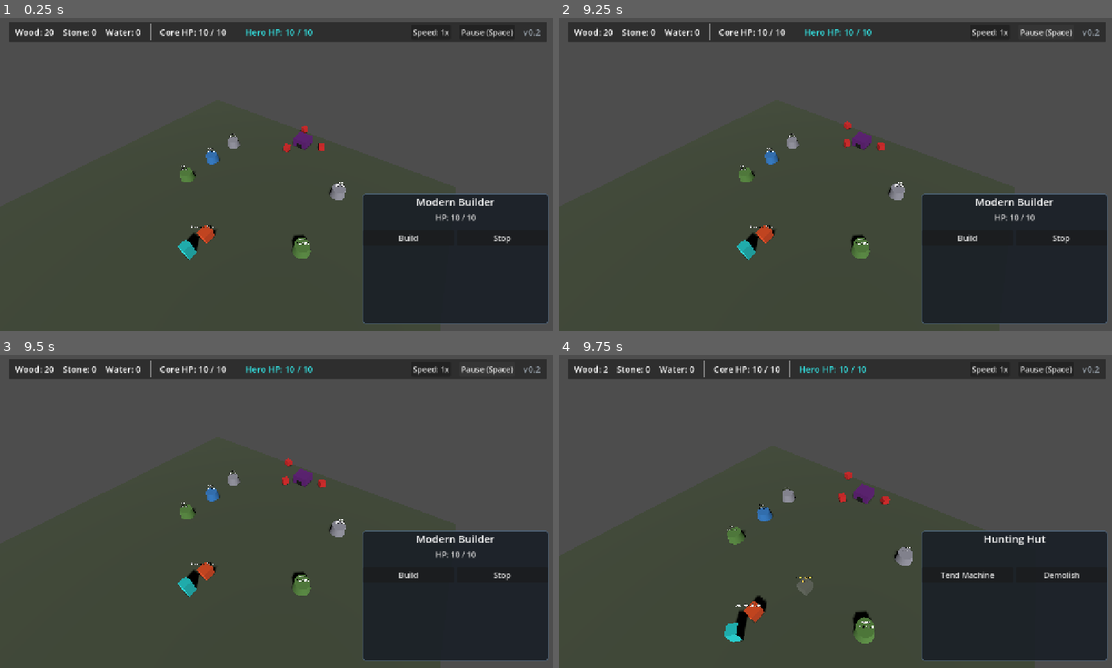
Above: before the commit, frames 1-4 (two rows, left to right).
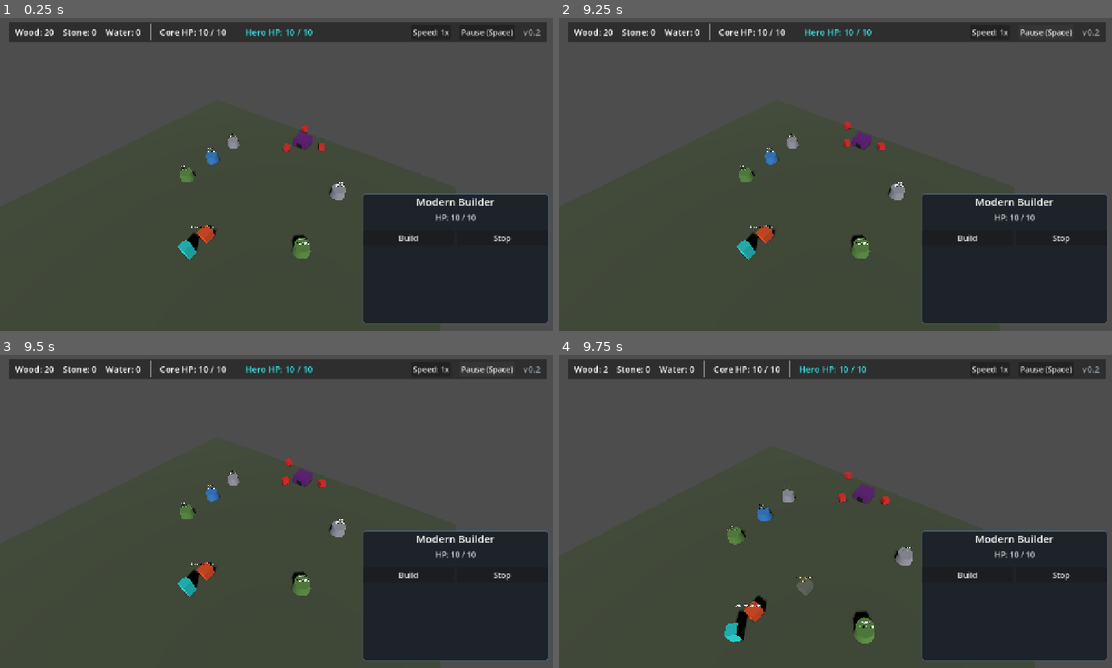
Above: after the commit, the same moments.

Repository: kcokz/dino-td
Game: Godot game, scene res://scenes/Main.tscn
The game is run twice, just before and just after one commit, with the same random seed, the same clock (stepped at 60 frames per second) and the same inputs.
Inputs (mouse positions are in pixels of both pictures, inside the frame that each line leads up to):
- Up to frame 1 (0.25 s): no input
- Up to frame 2 (9.25 s): click "Speed: 1x" at 0.5 s; click "Speed: 2x" at 1.25 s; click "Speed: 3x" at 2 s; click "Build" at 2.75 s; click "Wooden Stakes" at 3.5 s; click "Auto Turret" at 4.25 s; click "Lumber Hut" at 5 s; click "Hunting Hut" at 5.75 s; click "Back" at 6.5 s; click "Stop" at 7.25 s; click "Pause (Space)" at 8 s; click "Resume (Space)" at 8.75 s
- Up to frame 3 (9.5 s): no input
- Up to frame 4 (9.75 s): move the mouse to (807, 574) at 9.52 s; hold W from 9.53 s (still down); tap 0 at 9.6 s; click (807, 574) at 9.67 s

Frames 1-3 are identical in both runs. In frame 4, 0.5% of the frame differs, in the area x 68-95%, y 57-72%.

Commit message:
refactor(input): right-click acts, left-click inspects, and the two never overlap
One avatar means the two buttons can have one job each:

- Right-click ACTS. The Hero does whatever the thing under the cursor affords --
  harvest a tree, raise a blueprint, tend a machine, attack a dino, or walk
  there. It never changes what the Option Panel shows.
- Left-click INSPECTS. It changes the panel and does nothing else. Clicking empty
  ground returns the panel to the Hero.

So right-clicking a tree harvests it without pulling the tree's status up;
reading that status is what left-clicking it is for.

This removes three layers added over the previous rounds that were pulling
against each other:

- the panel auto-following the Hero's current task,
- the "pinned" flag protecting a manual selection from that auto-follow,
- and the gate that refused Hero orders while a building was selected.

All three came from multi-unit RTS convention, which does not fit a game with a
single avatar. The gate in particular was the direct cause of the Hero being
stranded after a tree was clicked: inspecting something is not supposed to cost
the player the ability to command.

What is left is one rule with no special cases: the panel shows the last thing
left-clicked, defaulting to the Hero and falling back to him when that thing
disappears.

439 tests passing.

Co-Authored-By: Claude Opus 5 <noreply@anthropic.com>

Diff:
--- a/scripts/core/Main.gd
+++ b/scripts/core/Main.gd
@@ -476,23 +476,21 @@
 			return
 		var eb = _get_event_bus()
 		var panel = _get_option_panel()
-		var has_pin: bool = panel != null and is_instance_valid(panel) and "selection_is_manual" in panel and panel.selection_is_manual
-		if has_pin and eb and eb.has_signal("unit_deselected"):
+		var showing_other: bool = panel != null and is_instance_valid(panel) 			and "selected_unit" in panel and panel.selected_unit != null and panel.selected_unit != hero
+		if showing_other and eb and eb.has_signal("unit_deselected"):
 			eb.unit_deselected.emit()
 			return
 		if hud and is_instance_valid(hud) and hud.has_method("toggle_pause_menu"):
 			hud.toggle_pause_menu()
 		return
 
-	# Right-click issues an order to whatever is SELECTED. Only the Hero takes orders,
-	# so while the player has a building pinned in the Option Panel right-click does
-	# nothing -- clicking a turret to read it must not double as "walk over there".
+	# Right-click ACTS: the Hero does whatever the thing under the cursor affords --
+	# harvest a tree, raise a blueprint, tend a machine, attack a dino, or just walk
+	# there. It never changes what the Option Panel is showing; that is left-click's
+	# job alone, so inspecting something never costs you the ability to command.
 	if event is InputEventMouseButton and event.pressed and event.button_index == move_btn:
 		if current_build_type != "":
 			cancel_building_selection()
-			get_viewport().set_input_as_handled()
-			return
-		if not _is_hero_selected():
 			get_viewport().set_input_as_handled()
 			return
 		var hit_pos = _raycast_ground(event.position)
@@ -582,23 +580,6 @@
 	if hud and is_instance_valid(hud) and hud.has_method("show_hint"):
 		hud.show_hint(tr(key))
 
-## Whether a right-click should command the Hero.
-##
-## Only one of the player's own buildings takes the subject away from him -- those
-## have their own actions, so clicking a turret to read it must not double as
-## "walk over there". Selecting scenery (a tree, a rock) is purely informational
-## and must not cost the player control, or clicking a tree strands the Hero.
-func _is_hero_selected() -> bool:
-	if hero == null or not is_instance_valid(hero):
-		return false
-	var panel = _get_option_panel()
-	if panel == null or not is_instance_valid(panel):
-		return true
-	var sel = panel.selected_unit if "selected_unit" in panel else null
-	if sel == null or sel == hero or not is_instance_valid(sel):
-		return true
-	return not sel.is_in_group("buildings")
-
 func _get_option_panel() -> Node:
 	if hud and is_instance_valid(hud):
 		if "option_panel" in hud and hud.option_panel != null and is_instance_valid(hud.option_panel):
--- a/scripts/ui/OptionPanel.gd
+++ b/scripts/ui/OptionPanel.gd
@@ -12,12 +12,6 @@
 
 var selected_unit: Node = null
 var current_menu: String = "default" # "default" or "build"
-
-## True while the player has deliberately pinned a unit by clicking it. Auto-follow
-## never steals a pinned selection: yanking the panel away while someone is reading
-## it is the classic way this kind of UI feels broken. Clicking the Hero, or clicking
-## empty ground, releases the pin and hands control back to auto-follow.
-var selection_is_manual: bool = false
 
 # UI Nodes
 var title_label: Label = null
@@ -56,12 +50,13 @@
 		if eb.has_signal("locale_changed") and eb.locale_changed.is_connected(_on_locale_changed):
 			eb.locale_changed.disconnect(_on_locale_changed)
 
+## Left-click is the only thing that changes what the panel shows. Right-click
+## gives the Hero an order and deliberately leaves the panel alone, so inspecting
+## and commanding never interfere with each other.
 func _on_unit_selected(unit: Node) -> void:
-	selection_is_manual = not _is_hero(unit)
 	set_selected_unit(unit)
 
 func _on_unit_deselected() -> void:
-	selection_is_manual = false
 	clear_selection()
 
 func _on_locale_changed(_locale: String) -> void:
@@ -106,39 +101,22 @@
 	_refresh_ui()
 
 func _process(delta: float) -> void:
-	# A pinned unit that disappears (destroyed, depleted) releases the pin.
+	# Whatever the panel was showing has gone (destroyed, depleted): fall back to
+	# the Hero, who is the resting subject.
 	if selected_unit != null and (not is_instance_valid(selected_unit) or selected_unit.is_queued_for_deletion()):
-		selection_is_manual = false
 		clear_selection()
 		return
-
-	_follow_hero_task()
-
 	if selected_unit == null:
+		# The panel is built before Main spawns the Hero, so the first refresh finds
+		# nothing. Keep trying until he exists.
+		var hero = _get_hero()
+		if hero != null and is_instance_valid(hero):
+			set_selected_unit(hero)
 		return
 	_last_refresh_time += delta
 	if _last_refresh_time >= 0.25:
 		_last_refresh_time = 0.0
 		_update_status_display()
-
-## Keeps the panel on whatever the Hero is working on, and returns it to the Hero
-## the moment that job finishes. Does nothing while the player has pinned a unit.
-func _follow_hero_task() -> void:
-	var hero = _get_hero()
-	if hero == null or not is_instance_valid(hero):
-		return
-	if selection_is_manual:
-		return
-
-	var task: Node = null
-	if hero.has_method("get_active_task_target"):
-		task = hero.get_active_task_target()
-	if task != null and not is_instance_valid(task):
-		task = null
-
-	var want: Node = task if task != null else hero
-	if want != selected_unit:
-		set_selected_unit(want)
 
 func _is_hero(unit: Node) -> bool:
 	if unit == null or not is_instance_valid(unit):
--- a/tests/test_v02_followups.gd
+++ b/tests/test_v02_followups.gd
@@ -475,7 +475,7 @@
 		"Opening wood (%d) must force a choice between a tower (%d) and an economy building (%d)" % [wallet, tower, hut])
 
 # ==============================================================================
-# 7. Option Panel follows the Hero's current job
+# 7. Left-click inspects, right-click acts -- and the two never interfere
 # ==============================================================================
 
 func _panel_and_hero() -> Array:
@@ -488,15 +488,16 @@
 	await wait_frames(1)
 	return [panel, hero]
 
-func test_23_panel_rests_on_the_hero_when_idle() -> void:
+func test_23_panel_rests_on_the_hero() -> void:
 	var pair = await _panel_and_hero()
 	var panel = pair[0]
 	var hero = pair[1]
 	panel._process(0.0)
-	assert_eq(panel.selected_unit, hero, "With nothing happening the panel shows the Hero")
-	assert_false(panel.selection_is_manual, "A resting selection is not pinned")
-
-func test_24_panel_follows_the_job_then_returns_to_the_hero() -> void:
+	assert_eq(panel.selected_unit, hero, "With nothing clicked the panel shows the Hero")
+
+func test_24_ordering_the_hero_around_does_not_change_the_panel() -> void:
+	# Right-click is a command, not an inspection. Sending the Hero to work on
+	# something must leave the panel exactly where the player left it.
 	var pair = await _panel_and_hero()
 	var panel = pair[0]
 	var hero = pair[1]
@@ -507,44 +508,16 @@
 	hut.position = Vector3(2.0, 0.0, 0.0)
 	await wait_frames(1)
 
+	assert_eq(panel.selected_unit, hero, "Resting on the Hero")
 	hero.order_tend(hut)
 	panel._process(0.0)
-	assert_eq(panel.selected_unit, hut, "Panel follows the building the Hero is working on")
-
-	# Job over: the Hero goes idle and the panel comes back to him on its own.
+	assert_eq(panel.selected_unit, hero, "Giving an order does not pull the panel onto the target")
+
 	hero.order_stop()
 	panel._process(0.0)
-	assert_eq(panel.selected_unit, hero, "Panel returns to the Hero when the job ends")
-
-func test_25_a_clicked_unit_is_pinned_and_not_stolen() -> void:
-	var pair = await _panel_and_hero()
-	var panel = pair[0]
-	var hero = pair[1]
-	var tower_script: GDScript = load("res://scripts/entities/Tower.gd")
-	var tower = tower_script.new()
-	var hut = lumber_hut_script.new()
-	_cleanup_nodes.append(tower)
-	_cleanup_nodes.append(hut)
-	tree.root.add_child(tower)
-	tree.root.add_child(hut)
-	hut.complete_construction()
-	hut.position = Vector3(2.0, 0.0, 0.0)
-	await wait_frames(1)
-
-	# The player clicks a tower to read it, then the Hero starts a job elsewhere.
-	panel._on_unit_selected(tower)
-	assert_true(panel.selection_is_manual, "Clicking a unit pins the panel to it")
-	hero.order_tend(hut)
-	panel._process(0.0)
-	assert_eq(panel.selected_unit, tower, "Auto-follow must not yank the panel off a pinned unit")
-
-	# Clicking the Hero is the resting choice, so it releases the pin.
-	panel._on_unit_selected(hero)
-	assert_false(panel.selection_is_manual, "Selecting the Hero releases the pin")
-	panel._process(0.0)
-	assert_eq(panel.selected_unit, hut, "Auto-follow resumes once the pin is released")
-
-func test_26_deselecting_releases_the_pin() -> void:
+	assert_eq(panel.selected_unit, hero, "Still on the Hero once the job ends")
+
+func test_25_left_click_is_what_changes_the_panel() -> void:
 	var pair = await _panel_and_hero()
 	var panel = pair[0]
 	var hero = pair[1]
@@ -555,15 +528,30 @@
 	await wait_frames(1)
 
 	panel._on_unit_selected(tower)
-	assert_true(panel.selection_is_manual, "Pinned to the tower")
-
-	# Clicking empty ground deselects.
+	assert_eq(panel.selected_unit, tower, "Left-clicking a turret shows the turret")
+
+	# And it stays there: nothing the Hero does pulls it away.
+	panel._process(0.0)
+	assert_eq(panel.selected_unit, tower, "The panel stays on what the player clicked")
+
+	panel._on_unit_selected(hero)
+	assert_eq(panel.selected_unit, hero, "Left-clicking the Hero shows the Hero")
+
+func test_26_clicking_empty_ground_returns_to_the_hero() -> void:
+	var pair = await _panel_and_hero()
+	var panel = pair[0]
+	var hero = pair[1]
+	var tower_script: GDScript = load("res://scripts/entities/Tower.gd")
+	var tower = tower_script.new()
+	_cleanup_nodes.append(tower)
+	tree.root.add_child(tower)
+	await wait_frames(1)
+
+	panel._on_unit_selected(tower)
 	panel._on_unit_deselected()
-	assert_false(panel.selection_is_manual, "Deselecting releases the pin")
-	panel._process(0.0)
-	assert_eq(panel.selected_unit, hero, "Panel falls back to the Hero")
-
-func test_27_a_pinned_unit_that_disappears_releases_the_pin() -> void:
+	assert_eq(panel.selected_unit, hero, "Deselecting falls back to the Hero")
+
+func test_27_a_selected_unit_that_disappears_falls_back_to_the_hero() -> void:
 	var pair = await _panel_and_hero()
 	var panel = pair[0]
 	var hero = pair[1]
@@ -574,13 +562,11 @@
 	await wait_frames(1)
 
 	panel._on_unit_selected(wall)
-	assert_eq(panel.selected_unit, wall, "Pinned to the wall")
-
-	# The wall is destroyed while the player is looking at it.
+	assert_eq(panel.selected_unit, wall, "Showing the wall")
+
 	wall.queue_free()
 	await wait_frames(2)
 	panel._process(0.0)
-	assert_false(panel.selection_is_manual, "A vanished pin is released")
 	assert_eq(panel.selected_unit, hero, "Panel falls back to the Hero")
 
 # ==============================================================================
@@ -663,7 +649,10 @@
 # 9. Right-click obeys the selection; ESC menu
 # ==============================================================================
 
-func test_32_right_click_only_commands_the_hero() -> void:
+func test_32_right_click_commands_the_hero_whatever_is_on_screen() -> void:
+	# A single avatar means right-click is always his order. Inspecting a turret
+	# must never cost the player the ability to move him -- that is what stranded
+	# the Hero when a tree was selected.
 	var main_packed: PackedScene = load("res://scenes/Main.tscn")
 	var main = main_packed.instantiate()
 	_cleanup_nodes.append(main)
@@ -672,24 +661,22 @@
 
 	var panel = main._get_option_panel()
 	assert_not_null(panel, "Main can find the Option Panel")
-
-	# Resting on the Hero: he is the subject, so orders go through.
-	panel.set_selected_unit(main.hero)
-	assert_true(main._is_hero_selected(), "The Hero takes orders while he is selected")
-
-	# Pinned to a building: right-click must not double as 'walk over there'.
+	assert_false(main.has_method("_is_hero_selected"),
+		"The selection no longer gates whether the Hero takes orders")
+
+	# Whatever the panel happens to be showing, ordering him still works.
 	var tower_script: GDScript = load("res://scripts/entities/Tower.gd")
 	var tower = tower_script.new()
 	_cleanup_nodes.append(tower)
 	tree.root.add_child(tower)
 	await wait_frames(1)
 	panel._on_unit_selected(tower)
-	assert_false(main._is_hero_selected(), "A pinned building blocks Hero orders")
-
-	# Releasing the pin hands the Hero back.
-	panel._on_unit_deselected()
-	panel._process(0.0)
-	assert_true(main._is_hero_selected(), "Deselecting returns command to the Hero")
+
+	var dest := Vector3(6.0, 0.0, 6.0)
+	main.hero.move_to(dest)
+	assert_ne(int(main.hero.current_state), int(hero_script.State.IDLE),
+		"The Hero accepts a move order while a turret is being inspected")
+	assert_eq(panel.selected_unit, tower, "And the order did not disturb the panel")
 
 func test_33_pause_menu_opens_pauses_and_restores() -> void:
 	var hud = _spawn_hud()
@@ -921,7 +908,7 @@
 	assert_not_null(shape, "A building has a collision shape")
 	assert_almost_eq(shape.shape.size.x, footprint, 0.001, "Its footprint comes from Config")
 
-func test_44_clicking_scenery_does_not_strand_the_hero() -> void:
+func test_44_inspecting_a_tree_does_not_strand_the_hero() -> void:
 	var main_packed: PackedScene = load("res://scenes/Main.tscn")
 	var main = main_packed.instantiate()
 	_cleanup_nodes.append(main)
@@ -929,22 +916,20 @@
 	await wait_frames(2)
 	var panel = main._get_option_panel()
 
-	# A tree is scenery: reading it must not cost the player control of the Hero.
 	var node = resource_node_script.new("wood", Vector2i.ZERO)
 	_cleanup_nodes.append(node)
 	tree.root.add_child(node)
-	await wait_frames(1)
+	node.position = Vector3(3.0, 0.0, 0.0)
+	await wait_frames(1)
+
+	# Left-click the tree to read it...
 	panel._on_unit_selected(node)
-	assert_true(main._is_hero_selected(), "Selecting a tree leaves the Hero commandable")
-
-	# One of the player's own buildings does take the subject away.
-	var tower_script: GDScript = load("res://scripts/entities/Tower.gd")
-	var tower = tower_script.new()
-	_cleanup_nodes.append(tower)
-	tree.root.add_child(tower)
-	await wait_frames(1)
-	panel._on_unit_selected(tower)
-	assert_false(main._is_hero_selected(), "A selected building does take the subject")
+	assert_eq(panel.selected_unit, node, "Left-click shows the tree's status")
+
+	# ...and the Hero is still perfectly commandable.
+	main.hero.order_harvest(node)
+	assert_ne(int(main.hero.current_state), int(hero_script.State.IDLE),
+		"The Hero still takes orders while a tree is being inspected")
 
 func test_45_trees_offer_no_redundant_harvest_button() -> void:
 	var panel = option_panel_script.new()
Not shown, changed: VERSION.md
